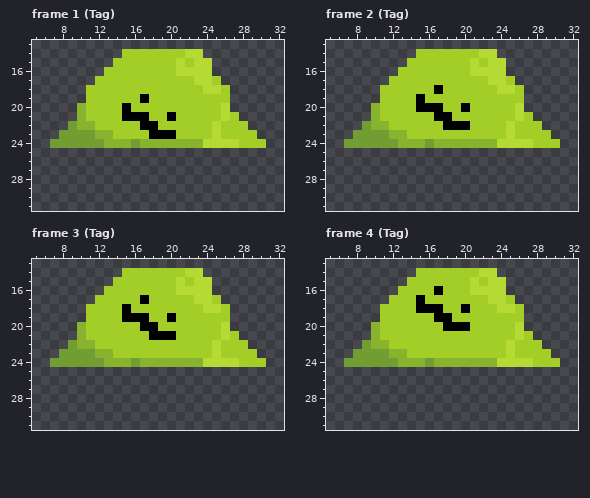
A pixel-art file gets an edit: RPG Game/Assets/Art/Enemy/Old Slime/Attack/OldSlimeAttackDown.aseprite. The picture above is the old version.
37x32 pixels, 10 frames. Shown: frame 1 (Tag): x 5..32, y 13..31; frame 2 (Tag): x 5..32, y 13..31; frame 3 (Tag): x 5..32, y 13..31; frame 4 (Tag): x 5..32, y 13..31. The commit also changed other frames, which this record leaves out.
The result:
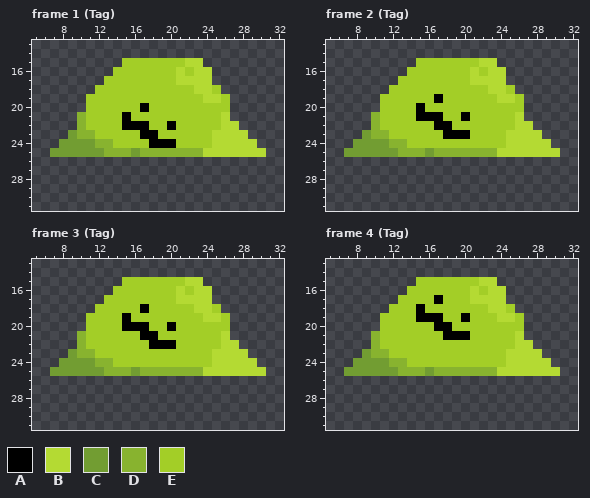
Palette (. is transparent): A #000000  B #b4da33  C #729d32  D #88b32f  E #a3ce27
Change:
Frame 1 (Tag):
y 14: x 15..23 EEEEEEEBB -> .........
y 15: x 14 E -> .; x 21..22 BE -> EB; x 24 B -> .
y 16: x 13 E -> .; x 22 B -> E
y 17: x 12 E -> .; x 21..22 EE -> BB; x 25 E -> .
y 18: x 11 E -> .; x 23 E -> B; x 25..26 BE -> E.
y 19: x 17 A -> E; x 24..25 EE -> BB
y 20: x 10 D -> .; x 15 A -> E; x 17 E -> A; x 26 B -> E
y 21: x 16..17 AA -> EE; x 20 A -> E; x 27 E -> .
y 22: x 9 C -> .; x 11 D -> E; x 15..16 EE -> AA; x 18 A -> E; x 20 E -> A; x 25..28 BEEE -> EBB.
y 23: x 8 C -> .; x 10..13 CCDD -> DDEE; x 17 E -> A; x 19..20 AA -> EE; x 26..29 EEEE -> BBB.
y 24: x 7 C -> .; x 12 C -> D; x 14..24 DDCDDDDDDDB -> EEEEAAAEEEE; x 28..30 EEE -> BB.
y 25: x 7..30 ........................ -> CCCCCCDDDCDDDDDDDBBBBBBB
Frame 2 (Tag):
y 14: x 15..23 EEEEEEEBB -> .........
y 15: x 14 E -> .; x 21..22 BE -> EB; x 24 B -> .
y 16: x 13 E -> .; x 22 B -> E
y 17: x 12 E -> .; x 21..22 EE -> BB; x 25 E -> .
y 18: x 11 E -> .; x 17 A -> E; x 23 E -> B; x 25..26 BE -> E.
y 19: x 15 A -> E; x 17 E -> A; x 24..25 EE -> BB
y 20: x 10 D -> .; x 16..17 AA -> EE; x 20 A -> E; x 26 B -> E
y 21: x 15..16 EE -> AA; x 18 A -> E; x 20 E -> A; x 27 E -> .
y 22: x 9 C -> .; x 11 D -> E; x 17 E -> A; x 19..20 AA -> EE; x 25..28 BEEE -> EBB.
y 23: x 8 C -> .; x 10..13 CCDD -> DDEE; x 18..20 EEE -> AAA; x 26..29 EEEE -> BBB.
y 24: x 7 C -> .; x 12 C -> D; x 14..24 DDCDDDDDDDB -> EEEEEEEEEEE; x 28..30 EEE -> BB.
y 25: x 7..30 ........................ -> CCCCCCDDDCDDDDDDDBBBBBBB
Frame 3 (Tag):
y 14: x 15..23 EEEEEEEBB -> .........
y 15: x 14 E -> .; x 21..22 BE -> EB; x 24 B -> .
y 16: x 13 E -> .; x 22 B -> E
y 17: x 12 E -> .; x 17 A -> E; x 21..22 EE -> BB; x 25 E -> .
y 18: x 11 E -> .; x 15 A -> E; x 17 E -> A; x 23 E -> B; x 25..26 BE -> E.
y 19: x 16..17 AA -> EE; x 20 A -> E; x 24..25 EE -> BB
y 20: x 10 D -> .; x 15..16 EE -> AA; x 18 A -> E; x 20 E -> A; x 26 B -> E
y 21: x 17 E -> A; x 19..20 AA -> EE; x 27 E -> .
y 22: x 9 C -> .; x 11 D -> E; x 18..20 EEE -> AAA; x 25..28 BEEE -> EBB.
y 23: x 8 C -> .; x 10..13 CCDD -> DDEE; x 26..29 EEEE -> BBB.
y 24: x 7 C -> .; x 12 C -> D; x 14..24 DDCDDDDDDDB -> EEEEEEEEEEE; x 28..30 EEE -> BB.
y 25: x 7..30 ........................ -> CCCCCCDDDCDDDDDDDBBBBBBB
Frame 4 (Tag):
y 14: x 15..23 EEEEEEEBB -> .........
y 15: x 14 E -> .; x 21..22 BE -> EB; x 24 B -> .
y 16: x 13 E -> .; x 17 A -> E; x 22 B -> E
y 17: x 12 E -> .; x 15 A -> E; x 17 E -> A; x 21..22 EE -> BB; x 25 E -> .
y 18: x 11 E -> .; x 16..17 AA -> EE; x 20 A -> E; x 23 E -> B; x 25..26 BE -> E.
y 19: x 15..16 EE -> AA; x 18 A -> E; x 20 E -> A; x 24..25 EE -> BB
y 20: x 10 D -> .; x 17 E -> A; x 19..20 AA -> EE; x 26 B -> E
y 21: x 18..20 EEE -> AAA; x 27 E -> .
y 22: x 9 C -> .; x 11 D -> E; x 25..28 BEEE -> EBB.
y 23: x 8 C -> .; x 10..13 CCDD -> DDEE; x 26..29 EEEE -> BBB.
y 24: x 7 C -> .; x 12 C -> D; x 14..24 DDCDDDDDDDB -> EEEEEEEEEEE; x 28..30 EEE -> BB.
y 25: x 7..30 ........................ -> CCCCCCDDDCDDDDDDDBBBBBBB
Where, in picture pixels (left, top, right, bottom), the same in both pictures:
changed: (50, 49, 266, 157)
changed: (344, 49, 560, 157)
changed: (50, 268, 266, 376)
changed: (344, 268, 560, 376)
